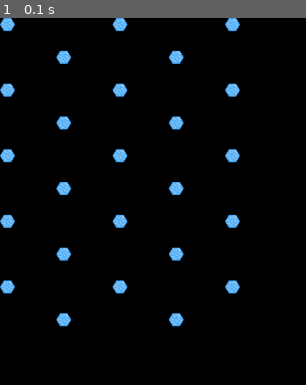
Above: before the commit, frame 1.
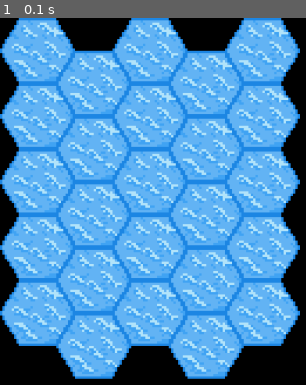
Above: after the commit, the same moment.

Repository: mplch/catanpy
Game: pygame game, started from run.py
The game is run twice, just before and just after one commit, with the same random seed, the same clock (stepped at 60 frames per second) and the same inputs.
Inputs:
- Up to frame 1 (0.1 s): no input

The runs differ from the first frame. In frame 1, 82% of the frame differs, in the area x 0-99%, y 0-99%.

Commit message:
W; Scaling tiles.

Diff:
--- a/run.py
+++ b/run.py
@@ -8,8 +8,13 @@
 
 import pygame
 
+SCA = 5
+
 def putTile(file, coords):
-	screen.blit(pygame.image.load(file).convert_alpha(), coords)
+	img = pygame.image.load(file).convert_alpha()
+#	pygame.transform.scale(img, (128, 128))
+	img = pygame.transform.scale_by(img, (SCA, SCA))
+	screen.blit(img, coords)
 
 oc = "basetile.png"
 
